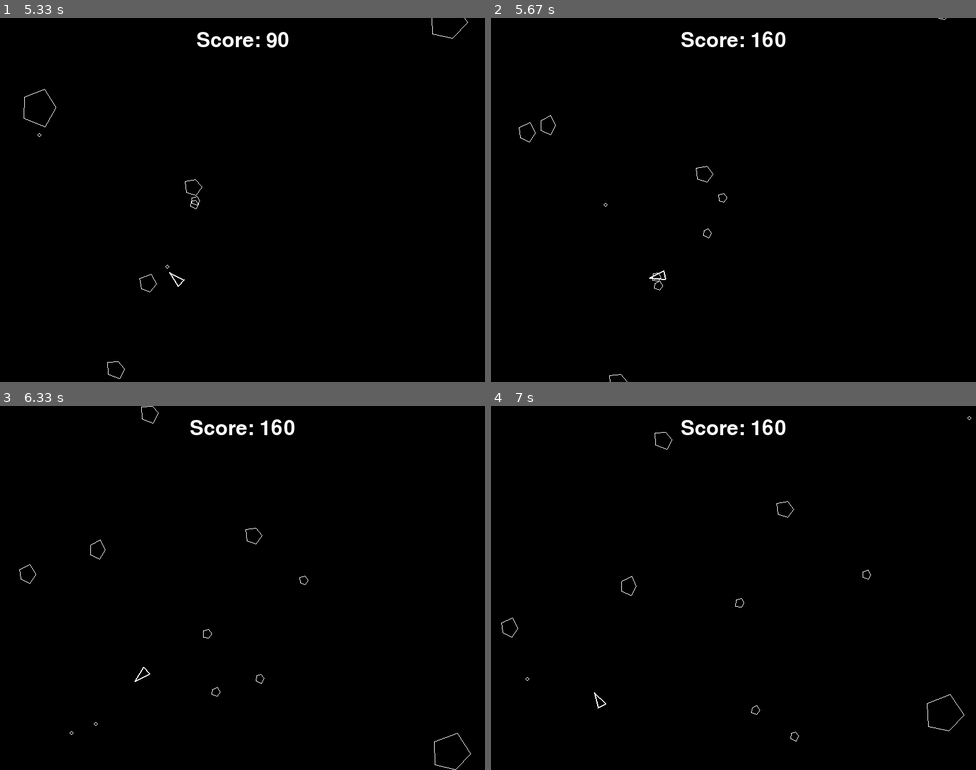
Above: before the commit, frames 1-4 (two rows, left to right).
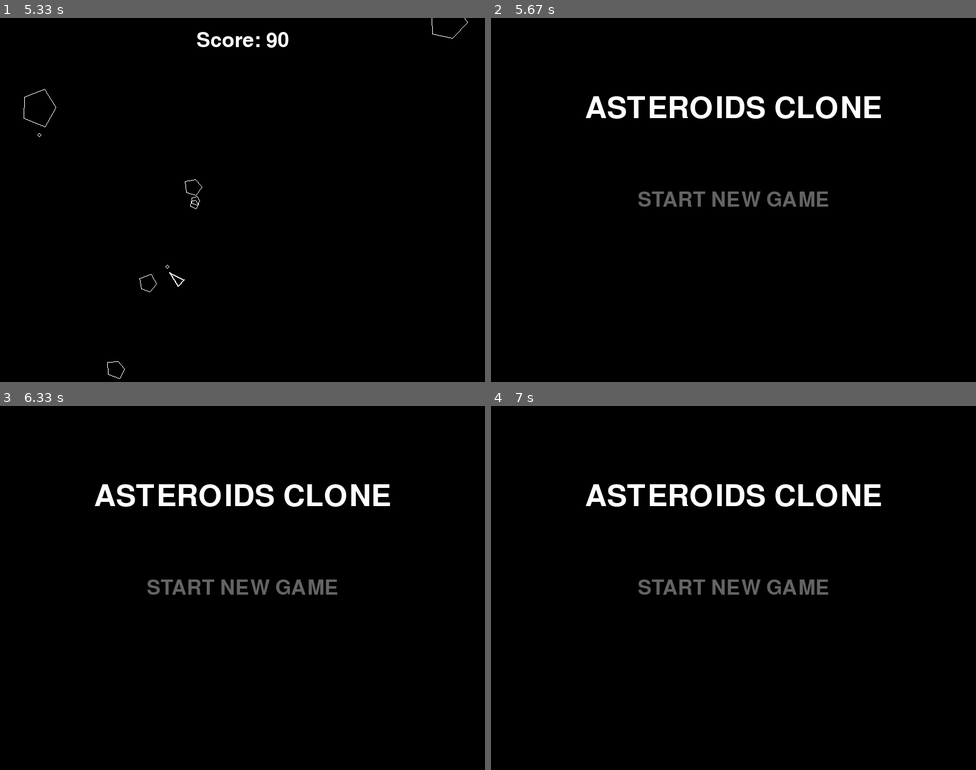
Above: after the commit, the same moments.

Repository: ZiadRamzy/pygame-asteroids
Game: pygame game, started from asteroids.py
Two runs of this game, one before a commit and one after it. Both use one fixed random seed, a clock stepped at 60 frames per second and the inputs below.
Inputs:
- Up to frame 1 (5.33 s): click "START NEW GAME" at 0.38 s; tap Space at 0.67, 1.07, 1.37, 1.63, 1.93, 2.07, 2.47, 2.77, 3.13, 3.43, 3.63, 3.93, 4.13, 4.47, 4.77, 4.97, 5.27 s; hold Left 1-1.53 s; hold Left 1.57-1.97 s; hold Up 2-2.37 s; hold Right 2.4-3.03 s; hold Left 3.07-3.53 s; hold Right 3.57-4.03 s; hold Up 4.07-4.37 s; hold Right 4.4-4.87 s; hold Left from 4.9 s (still down)
- Up to frame 2 (5.67 s): release Left at 5.43 s; hold Left from 5.47 s (still down); tap Space at 5.53 s
- Up to frame 3 (6.33 s): tap Space at 5.83, 5.97 s; release Left at 5.87 s; hold Up 5.9-6.27 s; hold Right from 6.3 s (still down)
- Up to frame 4 (7 s): tap Space at 6.37, 6.67 s; release Right at 6.93 s; hold Left from 6.97 s (still down)

Frame 1 is identical in both runs. In frame 2, 3.1% of the frame differs, in the area x 5-94%, y 0-100%; in frame 3, 3.1%, in the area x 4-98%, y 0-100%; in frame 4, 3.1%.

Commit message:
Add ship collision detection with asteroids

Diff:
--- a/asteroids.py
+++ b/asteroids.py
@@ -108,6 +108,17 @@
     asteroids = remaining_asteroids + new_asteroids
 
 
+def handle_ship_asteroid_collisions():
+    global ship, bullets, game_state
+
+    for asteroid in asteroids:
+        if circles_collide(ship, asteroid):
+            ship = None
+            bullets = []
+            game_state = GAME_STATE_MENU
+            return
+
+
 while running:
     for event in pygame.event.get():
         if event.type == pygame.QUIT:
@@ -149,6 +160,7 @@
 
         bullets = [bullet for bullet in bullets if not bullet.is_expired()]
         handle_bullet_asteroid_collisions()
+        handle_ship_asteroid_collisions()
 
     screen.fill(BLACK)
 
